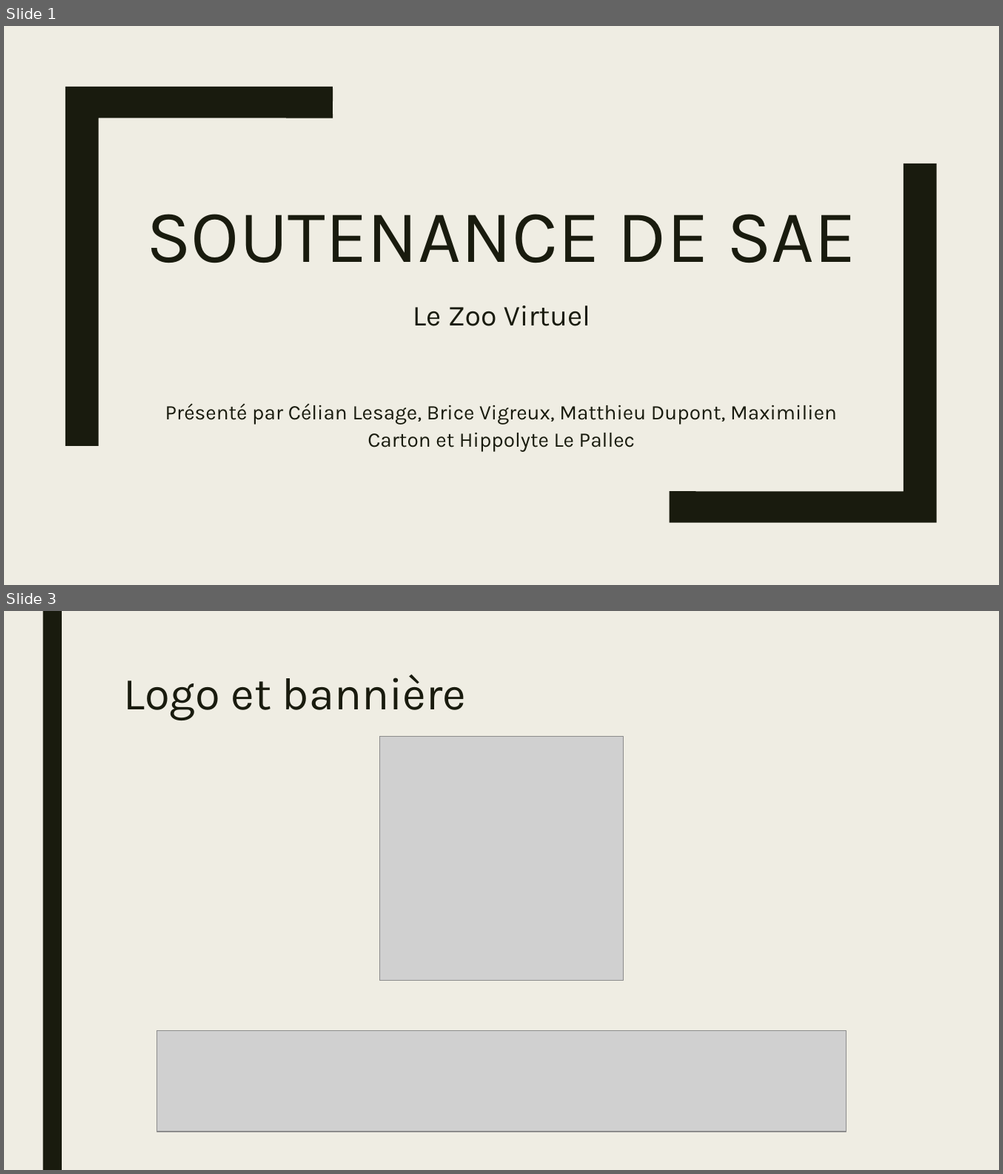
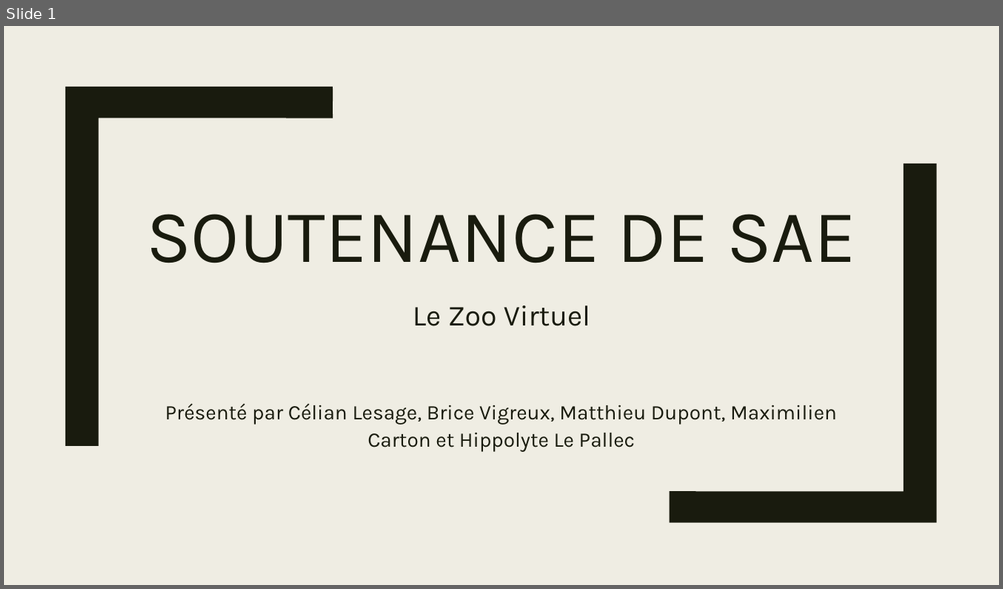
Before and after one commit to paastabox/virtual-zoo, a slide deck: Soutenance de SAE.pptx. Shown one above the other, each under a label of ours: slides 1 and 3 before the commit, slide 1 after it; the slides between them are not shown. The pictures are 1003x1174 and 1003x589 pixels, drawn with LibreOffice and Linux fonts; fonts in the diff are those of the drawing; grey boxes stand for pictures. Boxes give left, top, right and bottom in pixels: in the first picture for what was removed or moved away, otherwise in the second. Text is boxed around its words. In the diff, an @@ line names an element or a change of style, - is before the commit and + after.

```diff
--- a/Soutenance de SAE.pptx
+++ b/Soutenance de SAE.pptx
@@ slide 3 removed at (4, 611, 999, 1170), background #EFEDE3 @@
@@ rectangle removed at (42, 611, 62, 1170) @@
@@ title removed at (123, 675, 466, 721) @@
-Logo et bannière
@@ picture removed at (379, 736, 623, 980) @@
@@ picture removed at (157, 1031, 846, 1132) @@
```
Also in this commit, not shown: 3 slides added, 1 other slide removed.
